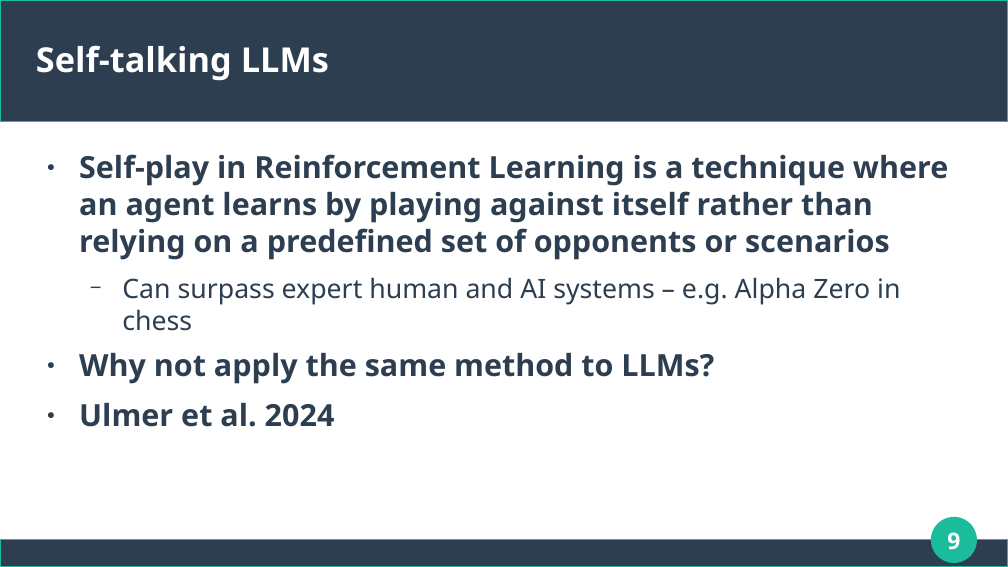
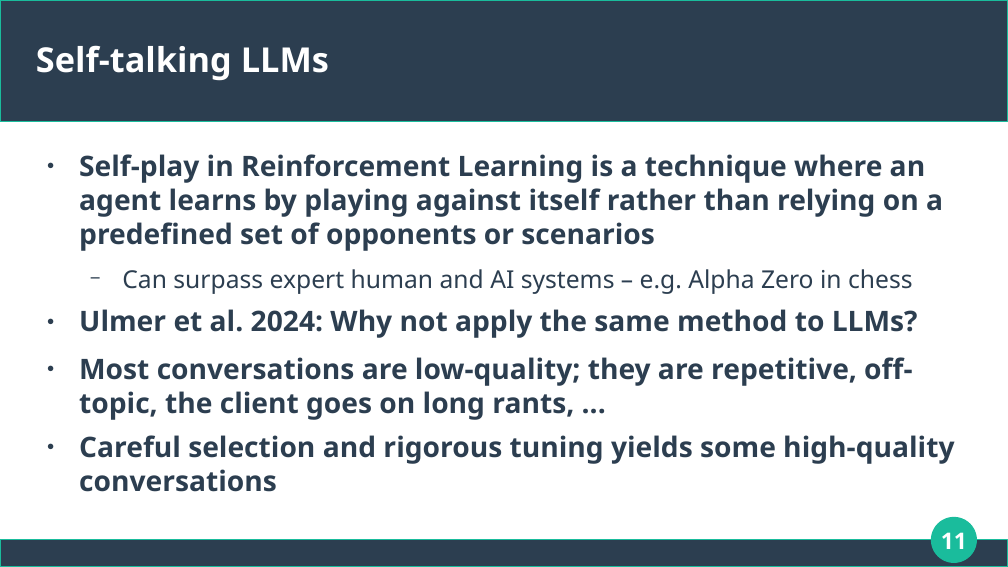
Before and after one commit to dimits-ts/llm_moderation_research, a slide deck: slide 11 of presentations/thesis.odp (slide 9 before the commit). Drawn at 1008x567 pixels with LibreOffice and Linux fonts; fonts in the diff are those of the drawing. Boxes give left, top, right and bottom in pixels: in the first picture for what was removed or moved away, otherwise in the second. Text is boxed around its words. In the diff, an @@ line names an element or a change of style, - is before the commit and + after.

```diff
--- a/presentations/thesis.odp
+++ b/presentations/thesis.odp
@@ text at [79, 154, 943, 294]: size 24 to 22.2 pt in "Self-play in Reinforcement Learning is a technique ..."; size 21 to 19.4 pt in "Can surpass expert human and AI systems ..." @@
@@ text at [79, 309, 954, 492]: text changed; size 24 to 22.2 pt @@
-● Why not apply the same method to LLMs?
-● Ulmer et al. 2024
+● Ulmer et al. 2024: Why not apply the same method to LLMs?
+● Most conversations are low-quality; they are repetitive, off-topic, the client goes on long rants, ...
+● Careful selection and rigorous tuning yields some high-quality conversations
@@ page number at [941, 532, 967, 549]: text changed @@
-9
+11
```
Also in this commit, not shown: 13 other slides changed, 8 slides added, 1 other file.
